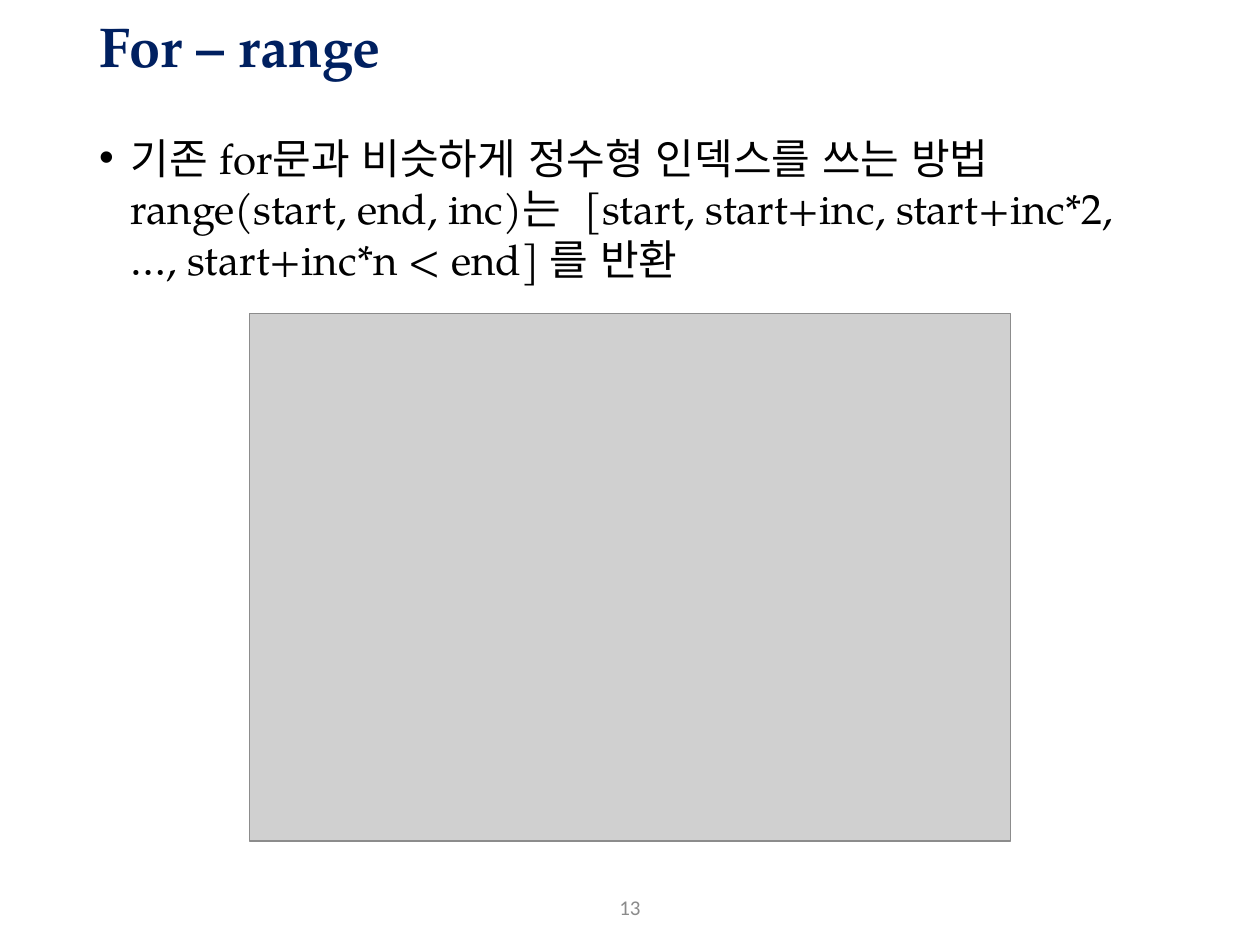
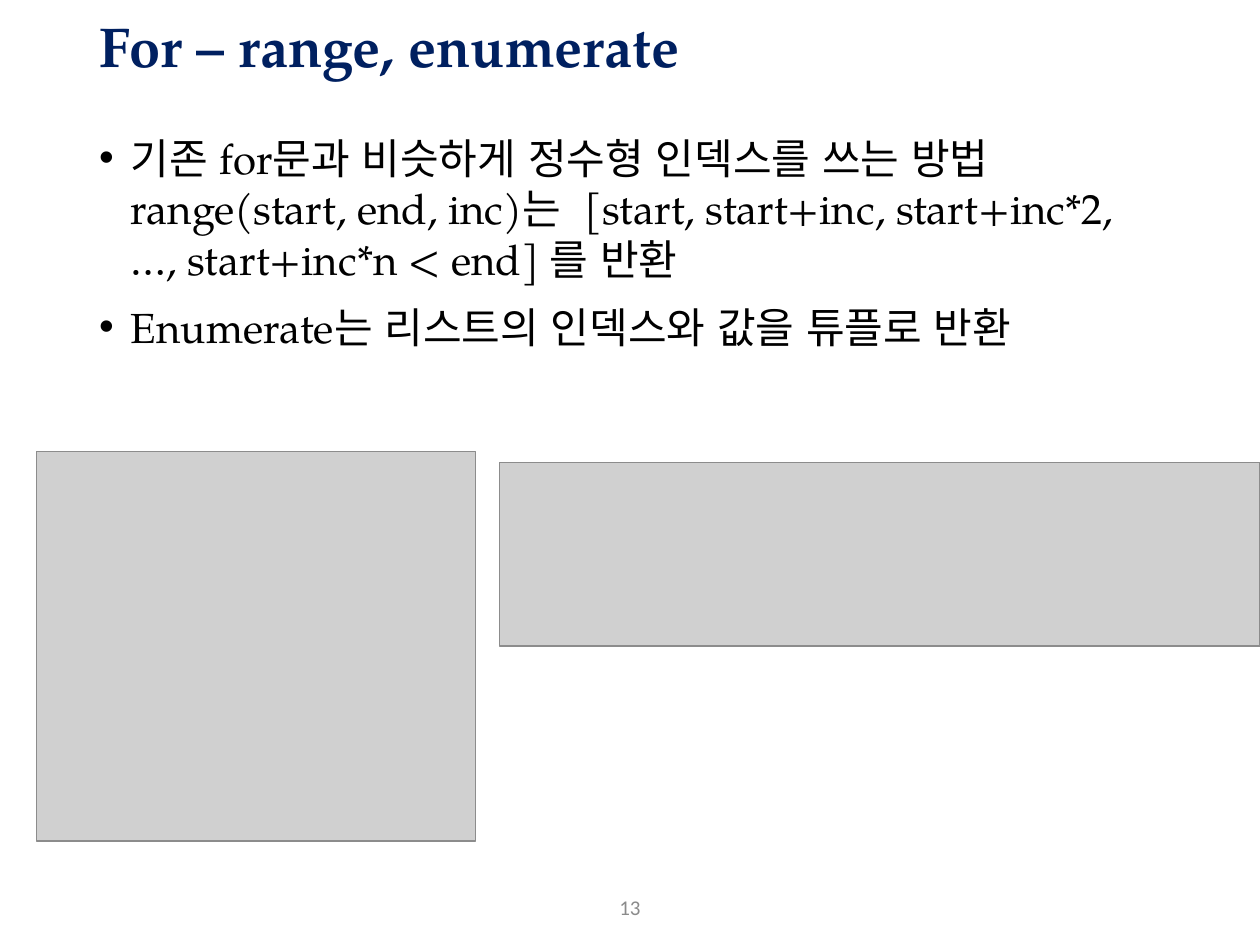
Before and after one commit to Hagazzusa/gykim.github.io, a slide deck: slide 13 of data/python_other.pptx. Drawn at 1260x945 pixels with LibreOffice and Linux fonts; fonts in the diff are those of the drawing; grey boxes stand for pictures; background and template pictures are left out. Boxes give left, top, right and bottom in pixels: in the first picture for what was removed or moved away, otherwise in the second. Text is boxed around its words. In the diff, an @@ line names an element or a change of style, - is before the commit and + after.

Commit message:
update

```diff
--- a/data/python_other.pptx
+++ b/data/python_other.pptx
@@ title at [99, 28, 680, 82]: text changed @@
-For – range
+For – range, enumerate
@@ text at [131, 308, 1011, 347]: paragraph added @@
+• Enumerate는 리스트의 인덱스와 값을 튜플로 반환
@@ picture removed at [249, 314, 1011, 842] @@
@@ picture added at [37, 451, 476, 840] @@
@@ picture added at [500, 462, 1260, 646] @@
```
